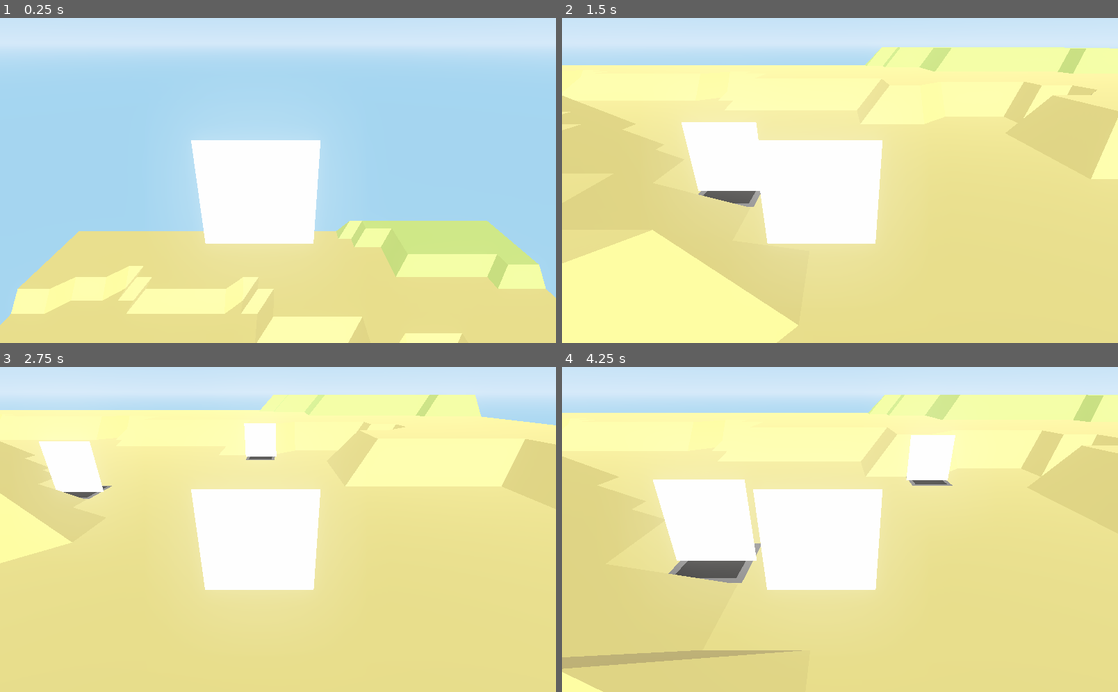
Above: before the commit, frames 1-4 (two rows, left to right).
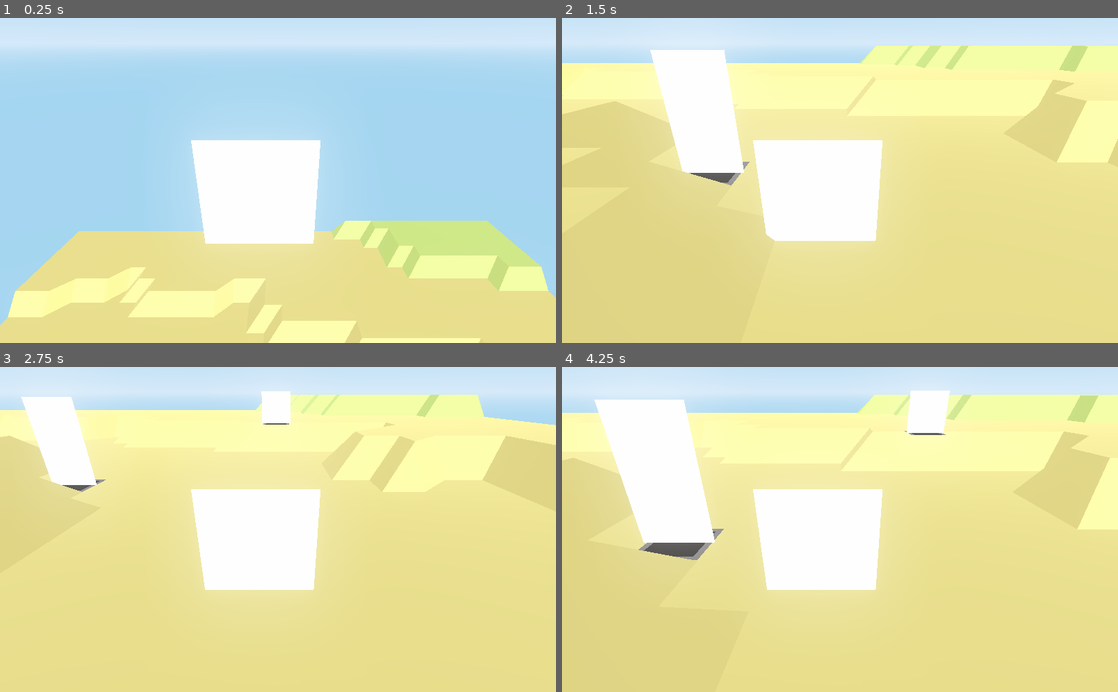
Above: after the commit, the same moments.

Repository: magnetenstad/High-Castle
Game: Godot game, scene res://SceneMain/Main.tscn
Same seed, same stepped clock (60 frames per second), same inputs: the game is played once before the commit and once after it.
Inputs (mouse positions are in pixels of both pictures, inside the frame that each line leads up to):
- Up to frame 1 (0.25 s): no input
- Up to frame 2 (1.5 s): move the mouse to (962, 164) at 0.52 s; hold D 0.53-1.28 s; click (962, 164) at 0.67 s; tap Space at 0.77 s; move the mouse to (728, 196) at 1.27 s; hold S from 1.28 s (still down); click (728, 196) at 1.42 s
- Up to frame 3 (2.75 s): tap Space at 1.52 s; move the mouse to (333, 458) at 2.02 s; release S at 2.03 s; hold D from 2.03 s (still down); click (333, 458) at 2.17 s
- Up to frame 4 (4.25 s): move the mouse to (812, 594) at 2.77 s; release D at 2.78 s; hold W 2.78-3.53 s; click (812, 594) at 2.92 s; tap Space at 3.02, 3.77 s; move the mouse to (1006, 578) at 3.52 s; hold A from 3.53 s (still down); click (1006, 578) at 3.67 s

The runs differ from the first frame. In frame 1, 3.1% of the frame differs, in the area x 1-99%, y 62-100%; in frame 2, 18%, in the area x 0-100%, y 8-100%; in frame 3, 6.0%; in frame 4, 14%.
Error before the commit: Invalid get index 'position' (on base: 'Dictionary'). (res://SceneMain/TurretSpawner.gd:15)
Error after the commit: Invalid get index 'collider' (on base: 'Dictionary'). (res://SceneMain/TurretSpawner.gd:19)

Commit message:
Added core and improved turret alignment. Added dummy scripts to turrets

Diff:
--- a/Game/SceneMain/TurretSpawner.gd
+++ b/Game/SceneMain/TurretSpawner.gd
@@ -1,30 +1,53 @@
 extends Spatial
 
 
-const turret_const = preload("res://SceneTurret/Turret.tscn")
+const turret_const = preload("res://SceneTurret/SimpleTurret.tscn")
+const core_const = preload("res://SceneTurret/Core.tscn")
 
 const ray_length = 1000
 
+var isFirstTurret = true
+
 func _input(event):
 	if event is InputEventMouseButton and event.pressed and event.button_index == 1:
-		var camera = get_viewport().get_camera()
-		var from = camera.project_ray_origin(event.position)
-		var to = from + camera.project_ray_normal(event.position) * ray_length
-		var space_state = get_world().get_direct_space_state()
-		var result = space_state.intersect_ray(from, to)
-		result.position.y += 1
-		result.position.x = round(result.position.x)
-		result.position.y = round(result.position.y) - .42
-		result.position.z = round(result.position.z)
-		Spawn(result.position)
+		if(isFirstTurret):
+			var camera = get_viewport().get_camera()
+			var from = camera.project_ray_origin(event.position)
+			var to = from + camera.project_ray_normal(event.position) * ray_length
+			var space_state = get_world().get_direct_space_state()
+			var result = space_state.intersect_ray(from, to)
+			if(result.collider.name == "Terrain_col"):
+				result.position.y += 1
+				result.position.x = round(result.position.x - .5) + .5
+				result.position.y = round(result.position.y) - .42
+				result.position.z = round(result.position.z - .5) + .5
+				Spawn(result.position, "Core")
+				isFirstTurret = false
+		else:
+			var camera = get_viewport().get_camera()
+			var from = camera.project_ray_origin(event.position)
+			var to = from + camera.project_ray_normal(event.position) * ray_length
+			var space_state = get_world().get_direct_space_state()
+			var result = space_state.intersect_ray(from, to)
+			if(result.collider.name == "Terrain_col"):
+				result.position.y += 1
+				result.position.x = round(result.position.x - .5) + .5
+				result.position.y = round(result.position.y) - .42
+				result.position.z = round(result.position.z - .5) + .5
+				Spawn(result.position, "Turret")
 
 func _ready():
 	pass
 
-func Spawn(pos):
-	var turret = turret_const.instance()
+func Spawn(pos, name):
+	if(name == "Turret"):
+		var turret = turret_const.instance()
 
-	turret.translate(pos)
-	print(pos)
-	get_node("Turrets").add_child(turret)
+		turret.translate(pos)
+		get_node("Turrets").add_child(turret)
+	elif(name == "Core"):
+		var core = core_const.instance()
+
+		core.translate(pos)
+		get_node("Turrets").add_child(core)
 	pass
--- a/Game/SceneMain/World.gd
+++ b/Game/SceneMain/World.gd
@@ -5,9 +5,9 @@
 var lastUpdateTimer = 0
 
 func _ready():
-	for i in range(32+2):
+	for i in range(32+1):
 		offset.append([])
-		for j in range(32+2):
+		for j in range(32+1):
 			rng.randomize()
 			#var rand = rng.randf_range(-100.0, 100.0)
 			offset[i] += [0]
@@ -21,9 +21,9 @@
 	var space_state = get_world().get_direct_space_state()
 	var result = space_state.intersect_ray(from, to)
 	result.position.y += 1
-	result.position.x = round(result.position.x) + 18
-	result.position.y = round(result.position.y) + 18
-	result.position.z = round(result.position.z) + 18
+	result.position.x = round(result.position.x) + 17
+	result.position.y = round(result.position.y) + 17
+	result.position.z = round(result.position.z) + 17
 	print("x: " + str(result.position.x) + "  " + "z: " + str(result.position.z))
 	offset[-result.position.z][-result.position.x] += .1
 	offset[-result.position.z+1][-result.position.x] += .1
@@ -47,8 +47,8 @@
 
 	var plane_mesh = PlaneMesh.new()
 	plane_mesh.size = Vector2(32, 32)
-	plane_mesh.subdivide_depth = plane_mesh.size.x
-	plane_mesh.subdivide_width = plane_mesh.size.x
+	plane_mesh.subdivide_depth = plane_mesh.size.x-1
+	plane_mesh.subdivide_width = plane_mesh.size.x-1
 
 	var surface_tool = SurfaceTool.new()
 	surface_tool.create_from(plane_mesh, 0)
@@ -61,7 +61,7 @@
 	print(data_tool.get_vertex_count())
 	for i in range(data_tool.get_vertex_count()):
 		var vertex = data_tool.get_vertex(i)
-		vertex.y = floor(noise.get_noise_3d(vertex.x, vertex.y, vertex.z) * 10) + offset[floor(i / (plane_mesh.size.x + 2))][i % int(plane_mesh.size.x + 2)]
+		vertex.y = floor(noise.get_noise_3d(vertex.x, vertex.y, vertex.z) * 10) + offset[floor(i / (plane_mesh.size.x + 1))][i % int(plane_mesh.size.x + 1)]
 		if(vertex.y > 10):
 			print(vertex.y)
 		data_tool.set_vertex(i, vertex)
--- /dev/null
+++ b/Game/SceneTurret/Core.gd
@@ -0,0 +1 @@
+extends "Turret.gd"
--- /dev/null
+++ b/Game/SceneTurret/Core.tscn
@@ -0,0 +1,31 @@
+[gd_scene load_steps=6 format=2]
+
+[ext_resource path="res://Assets/core.png" type="Texture" id=1]
+[ext_resource path="res://Assets/turretBase.png" type="Texture" id=2]
+[ext_resource path="res://SceneTurret/Core.gd" type="Script" id=3]
+
+[sub_resource type="SpatialMaterial" id=1]
+params_billboard_mode = 2
+params_use_alpha_scissor = true
+params_alpha_scissor_threshold = 0.98
+
+[sub_resource type="BoxShape" id=2]
+extents = Vector3( 0.222641, 0.495996, 0.221685 )
+
+[node name="Turret" type="StaticBody"]
+script = ExtResource( 3 )
+
+[node name="Sprite3D" type="Sprite3D" parent="."]
+transform = Transform( 1, 0, 0, 0, 1, 0, 0, 0, 1, 0, 0.430438, 0 )
+material_override = SubResource( 1 )
+pixel_size = 0.02
+texture = ExtResource( 1 )
+
+[node name="Base" type="Sprite3D" parent="."]
+transform = Transform( 1, 0, 0, 0, -1.62921e-07, -1, 0, 1, -1.62921e-07, 0, -0.57, 0 )
+pixel_size = 0.02
+texture = ExtResource( 2 )
+
+[node name="CollisionShape" type="CollisionShape" parent="."]
+transform = Transform( 2, 0, 0, 0, 2, 0, 0, 0, 2, 0, 0.424762, 0 )
+shape = SubResource( 2 )
--- /dev/null
+++ b/Game/SceneTurret/SimpleTurret.gd
@@ -0,0 +1 @@
+extends "Turret.gd"
--- a/Game/SceneTurret/Turret.tscn
+++ b/Game/SceneTurret/SimpleTurret.tscn
@@ -1,7 +1,8 @@
-[gd_scene load_steps=5 format=2]
+[gd_scene load_steps=6 format=2]
 
-[ext_resource path="res://Assets/turret.png" type="Texture" id=1]
-[ext_resource path="res://Assets/turretBase.png" type="Texture" id=2]
+[ext_resource path="res://Assets/turretBase.png" type="Texture" id=1]
+[ext_resource path="res://Assets/turret.png" type="Texture" id=2]
+[ext_resource path="res://SceneTurret/SimpleTurret.gd" type="Script" id=3]
 
 [sub_resource type="SpatialMaterial" id=1]
 params_billboard_mode = 2
@@ -12,17 +13,18 @@
 extents = Vector3( 0.222641, 0.226386, 0.221685 )
 
 [node name="Turret" type="StaticBody"]
+script = ExtResource( 3 )
 
 [node name="Sprite3D" type="Sprite3D" parent="."]
 material_override = SubResource( 1 )
 pixel_size = 0.02
-texture = ExtResource( 1 )
+texture = ExtResource( 2 )
 
 [node name="Base" type="Sprite3D" parent="."]
 transform = Transform( 1, 0, 0, 0, -1.62921e-07, -1, 0, 1, -1.62921e-07, 0, -0.57, 0 )
 pixel_size = 0.02
-texture = ExtResource( 2 )
+texture = ExtResource( 1 )
 
 [node name="CollisionShape" type="CollisionShape" parent="."]
-transform = Transform( 2, 0, 0, 0, 2, 0, 0, 0, 2, 0, 0, 0 )
+transform = Transform( 2, 0, 0, 0, 2, 0, 0, 0, 2, 0, -0.125226, 0 )
 shape = SubResource( 2 )
--- /dev/null
+++ b/Game/SceneTurret/Turret.gd
@@ -0,0 +1,16 @@
+extends StaticBody
+
+var HP = 100
+var maxHP = 100
+var target
+
+func _ready():
+	pass
+
+func _process(delta):
+	pass
+
+func takeDamage(n):
+	HP -= n
+	if(HP <= 0):
+		queue_free()
Binary file added: Game/Assets/core.png
Not shown, added: Game/Assets/core.png.import
Not shown: 3 places in Game/SceneMain/Main.tscn that only renumber resources
